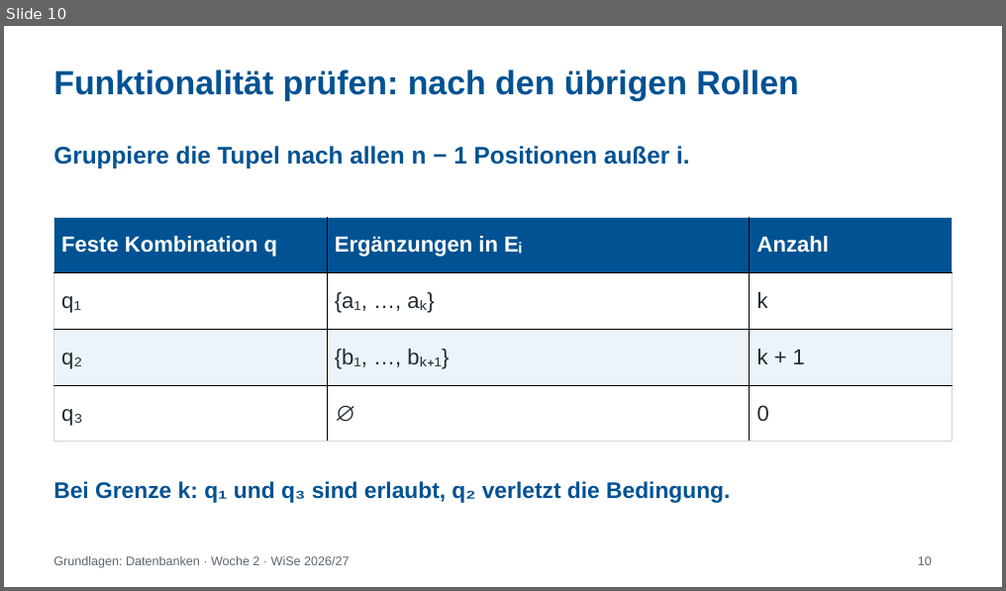
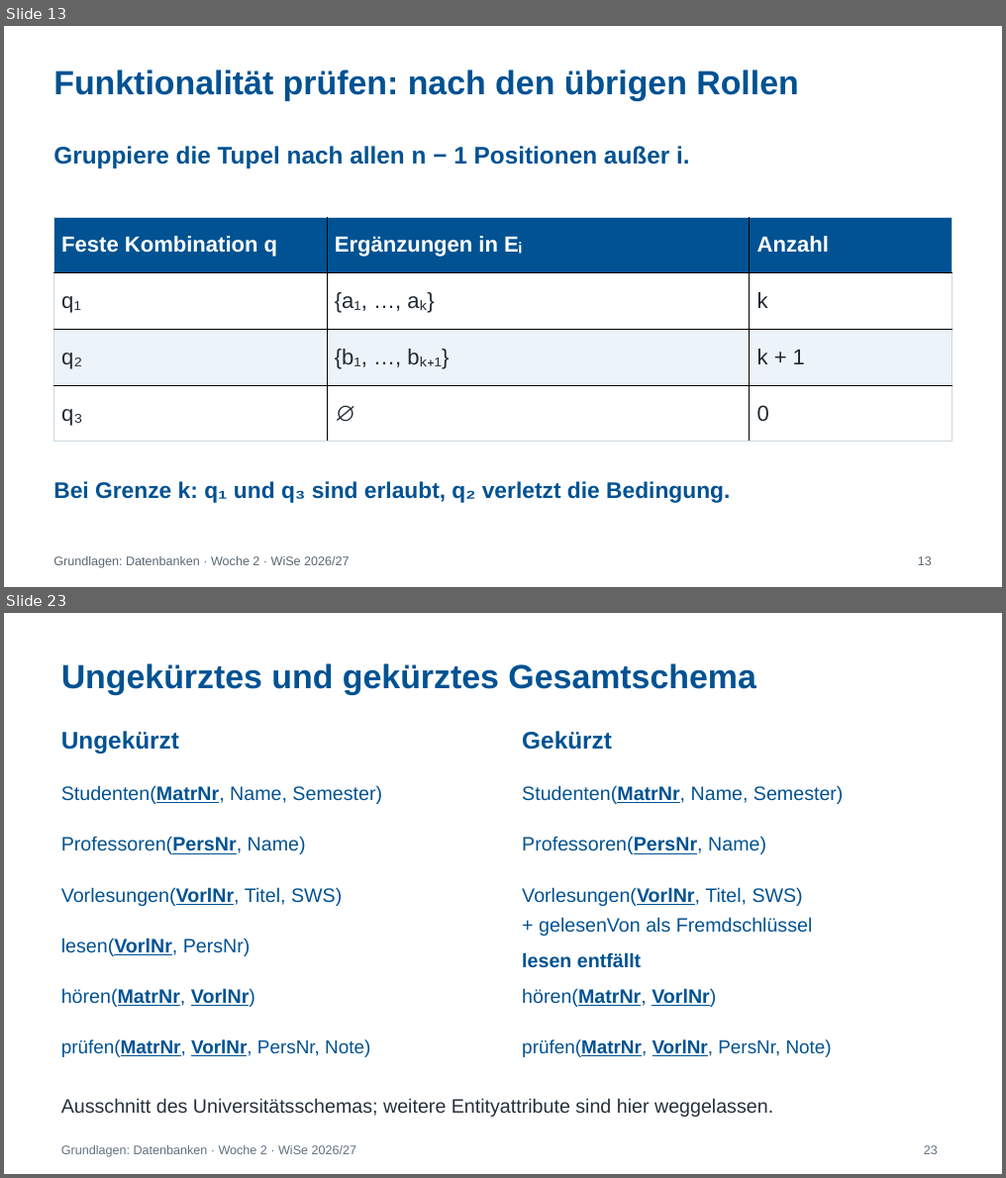
Before and after one commit to IlyaKats2005/GDB_2026-2027_Tutorium, a slide deck: folien/Woche_2_ER_Modell_Kardinalitaeten.pptx. Shown one above the other, each under a label of ours: slide 10 before the commit, slides 13 and 23 after it; the slides between them are not shown. The pictures are 1006x591 and 1006x1178 pixels, drawn with LibreOffice and Linux fonts; fonts in the diff are those of the drawing. Boxes give left, top, right and bottom in pixels: in the first picture for what was removed or moved away, otherwise in the second. Text is boxed around its words. In the diff, an @@ line names an element or a change of style, - is before the commit and + after.

```diff
--- a/folien/Woche_2_ER_Modell_Kardinalitaeten.pptx
+++ b/folien/Woche_2_ER_Modell_Kardinalitaeten.pptx
@@ slide 23 added at [4,613,1002,1174], background #FFFFFF @@
@@ text added at [61,663,755,695], 32.2 pt, text #005293, bold @@
+Ungekürztes und gekürztes Gesamtschema
@@ text added at [61,731,179,754], 23.2 pt, text #005293, bold @@
+Ungekürzt
@@ text added at [522,731,612,750], 23.2 pt, text #005293, bold @@
+Gekürzt
@@ text added at [61,785,382,804], 18.8 pt, text #005293 @@
+Studenten(MatrNr, Name, Semester)
@@ text added at [522,785,844,804], 18.8 pt, text #005293 @@
+Studenten(MatrNr, Name, Semester)
@@ text added at [61,836,306,855], 18.8 pt, text #005293 @@
+Professoren(PersNr, Name)
@@ text added at [522,836,766,855], 18.8 pt, text #005293 @@
+Professoren(PersNr, Name)
@@ text added at [61,887,342,906], 18.8 pt, text #005293 @@
+Vorlesungen(VorlNr, Titel, SWS)
@@ text added at [522,887,803,906], 18.8 pt, text #005293 @@
+Vorlesungen(VorlNr, Titel, SWS)
@@ text added at [61,938,251,957], 18.8 pt, text #005293 @@
+lesen(VorlNr, PersNr)
@@ text added at [539,917,813,936], 18.8 pt, text #005293 @@
++ gelesenVon als Fremdschlüssel
@@ text added at [522,953,641,968], 18.8 pt, text #005293, bold @@
+lesen entfällt
@@ text added at [61,988,255,1007], 18.8 pt, text #005293, bold, underline @@
+hören(MatrNr, VorlNr)
@@ text added at [522,988,716,1007], 18.8 pt, text #005293, bold, underline @@
+hören(MatrNr, VorlNr)
@@ text added at [61,1040,370,1058], 18 pt, text #005293 @@
+prüfen(MatrNr, VorlNr, PersNr, Note)
@@ text added at [522,1040,832,1058], 18 pt, text #005293 @@
+prüfen(MatrNr, VorlNr, PersNr, Note)
@@ text added at [61,1098,773,1117], 18.8 pt, text #26313B @@
+Ausschnitt des Universitätsschemas; weitere Entityattribute sind hier weggelassen.
@@ text added at [61,1146,356,1157], 12 pt, text #607080 @@
+Grundlagen: Datenbanken · Woche 2 · WiSe 2026/27
@@ text added at [924,1146,938,1155], 12 pt, text #607080 @@
+23
@@ what was slide 10 is now slide 13 @@
@@ slide 13 changed as well @@
@@ text at [918,557,932,566]: text changed @@
-10
+13
```
Also in this commit, not shown: 14 other slides changed, 12 other slides added.
